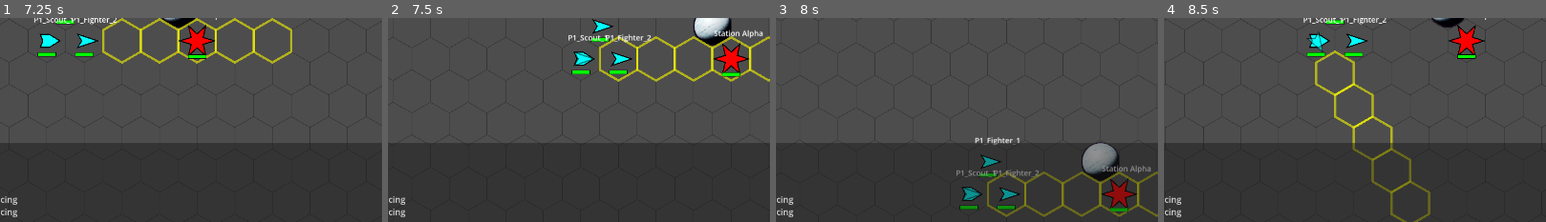
Above: before the commit, frames 1-4 (left to right).
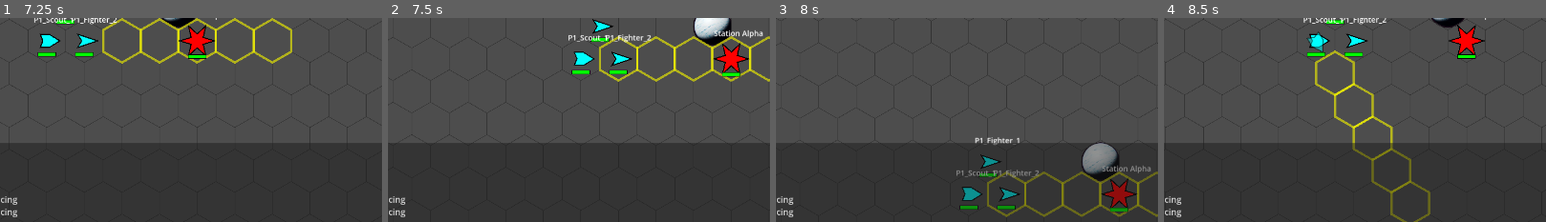
Above: after the commit, the same moments.

Repository: jjeffers/sf-kh-simulator
Game: Godot game, scene res://Scenes/Main.tscn
The game is run twice, just before and just after one commit, with the same random seed, the same clock (stepped at 60 frames per second) and the same inputs.
Inputs (mouse positions are % of the whole screen's width and height, from its top left):
- Up to frame 1 (7.25 s): click "Engage" at 0.5 s; click "< Port" at 1.25 s; click "Starbd >" at 2 s; tap Enter at 2.75 s; move the mouse to (45, 70) at 2.77 s; hold W 2.78-4.28 s; click (45, 70) at 2.92 s; tap Space at 3.02, 3.77, 5.27, 6.02, 6.77 s; move the mouse to (80, 65) at 3.52 s; move the mouse to (20, 35) at 4.27 s; hold A 4.28-5.78 s; move the mouse to (55, 50) at 5.02 s; click (55, 50) at 5.17 s; move the mouse to (35, 25) at 5.77 s; hold S 5.78-6.53 s; move the mouse to (72, 45) at 6.52 s; hold D from 6.53 s (still down)
- Up to frame 2 (7.5 s): move the mouse to (30, 55) at 7.27 s; release D at 7.28 s; hold W from 7.28 s (still down); click (30, 55) at 7.42 s
- Up to frame 3 (8 s): keep holding W
- Up to frame 4 (8.5 s): move the mouse to (60, 28) at 8.02 s; release W at 8.03 s; hold D from 8.03 s (still down); tap Space at 8.27 s
The pictures show only the part of the screen within x 25-75%, y 44-94%; the shares and areas given below are measured in that part.

Frame 1 is identical in both runs. In frame 2, 0.1% of the frame differs, in the area x 48-54%, y 16-24%; in frame 3, less than 0.1%; in frame 4, 0.1%, in the area x 37-42%, y 7-17%.

Commit message:
Fix: correctly copy ship_class when creating ghost ship

Diff:
--- a/Scripts/GameManager.gd
+++ b/Scripts/GameManager.gd
@@ -1100,6 +1100,7 @@
 	ghost_ship = Ship.new()
 	ghost_ship.name = "GhostShip"
 	ghost_ship.player_id = selected_ship.player_id
+	ghost_ship.ship_class = selected_ship.ship_class # Copy visual class
 	ghost_ship.color = selected_ship.color
 	ghost_ship.grid_position = selected_ship.grid_position
 	ghost_ship.facing = selected_ship.facing
